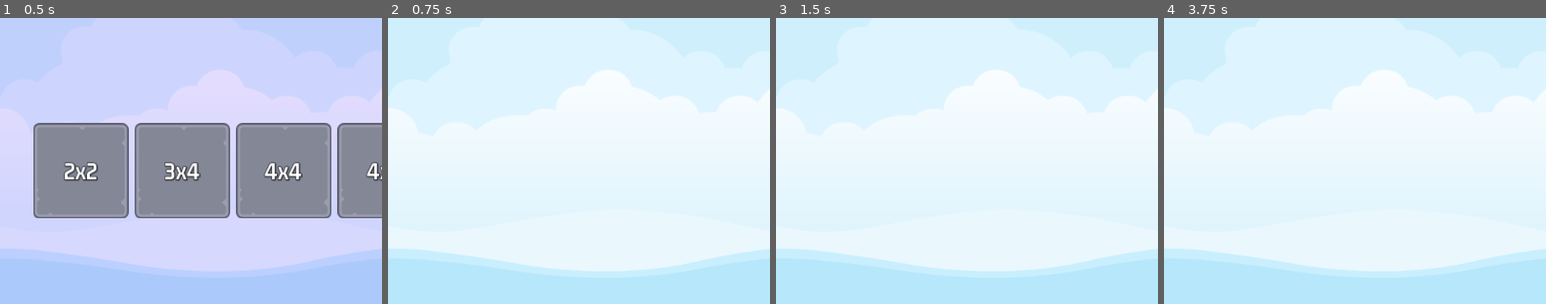
Above: before the commit, frames 1-4 (left to right).
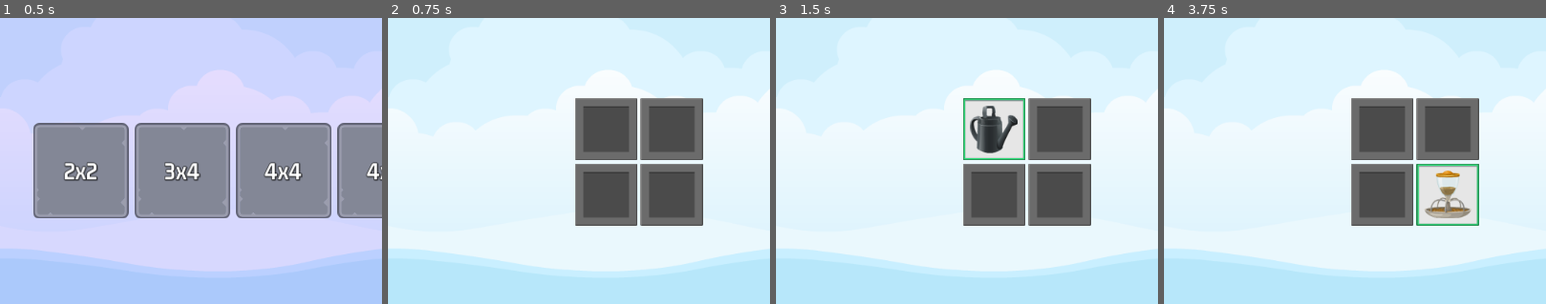
Above: after the commit, the same moments.

Repository: redmaner/gamedev
Game: Godot game, scene res://scenes/master_scene.tscn
The game is run twice, just before and just after one commit, with the same random seed, the same clock (stepped at 60 frames per second) and the same inputs.
Inputs (mouse positions are % of the whole screen's width and height, from its top left):
- Up to frame 1 (0.5 s): no input
- Up to frame 2 (0.75 s): click "2x2" at 0.5 s
- Up to frame 3 (1.5 s): click (35, 44) at 1.27 s
- Up to frame 4 (3.75 s): click (44, 44) at 2.02 s; click (35, 56) at 2.77 s; click (44, 56) at 3.52 s
The pictures show only the part of the screen within x 6-56%, y 25-75%; the shares and areas given below are measured in that part.

Frame 1 is identical in both runs. In frame 2, 14% of the frame differs, in the area x 49-83%, y 28-73%; in frame 3, 13%; in frame 4, 12%.

Commit message:
Lecture 103

Diff:
--- a/MemoryMadness/scenes/front_sprite.gd
+++ b/MemoryMadness/components/front_sprite.gd
@@ -11,7 +11,7 @@
 	run()
 
 func set_random_image_texture() -> void:
-	texture = ImageManager.get_random_image().get_texture()
+	texture = ImageManager.get_random_image().texture
 
 func get_random(vec: Vector2) -> float:
 	return randf_range(vec.x, vec.y)
--- a/MemoryMadness/scenes/front_sprite.tscn
+++ b/MemoryMadness/components/front_sprite.tscn
@@ -1,7 +1,7 @@
 [gd_scene load_steps=3 format=3 uid="uid://bvb1gpv0vmypw"]
 
 [ext_resource type="Texture2D" uid="uid://03kiv3e8kp81" path="res://assets/glitch/cabbage.png" id="1_boc5x"]
-[ext_resource type="Script" path="res://scenes/front_sprite.gd" id="2_kl5v1"]
+[ext_resource type="Script" path="res://components/front_sprite.gd" id="2_kl5v1"]
 
 [node name="FrontSprite" type="TextureRect"]
 anchors_preset = 8
--- a/MemoryMadness/scenes/level_button.tscn
+++ b/MemoryMadness/components/level_button.tscn
@@ -3,7 +3,7 @@
 [ext_resource type="Texture2D" uid="uid://dg2x804ebo7nc" path="res://assets/ui/level_select_frame_128.png" id="1_4d1qq"]
 [ext_resource type="Texture2D" uid="uid://2bfncsuulra8" path="res://assets/ui/level_select_frame_select_128.png" id="2_jxeht"]
 [ext_resource type="Texture2D" uid="uid://disvgl43scudb" path="res://assets/ui/level_select_frame_hover_128.png" id="3_jcyls"]
-[ext_resource type="Script" path="res://scenes/level_button.gd" id="4_8yadv"]
+[ext_resource type="Script" path="res://components/level_button.gd" id="4_8yadv"]
 [ext_resource type="FontFile" uid="uid://m5veyng2k0m7" path="res://assets/fonts/gemunu-libre-v8-latin-700.ttf" id="4_l1k2f"]
 
 [sub_resource type="LabelSettings" id="LabelSettings_pnf2t"]
--- /dev/null
+++ b/MemoryMadness/components/memory_tile.gd
@@ -0,0 +1,46 @@
+extends TextureButton
+
+class_name MemoryTile
+
+@onready var frame_image = $FrameImage
+@onready var item_image = $ItemImage
+
+var item_name: String
+var _can_select_me: bool = true
+
+# Called when the node enters the scene tree for the first time.
+func _ready():
+	SignalManager.on_selection_enabled.connect(on_selection_enabled)
+	SignalManager.on_selection_disabled.connect(on_selection_disabled)
+
+func setup(info: ImageInfo, frame_texture: CompressedTexture2D) -> void:
+	frame_image.texture = frame_texture
+	item_image.texture = info.texture
+	item_name = info.name
+	reveal(false)
+
+func on_selection_enabled() -> void:
+	_can_select_me = true
+
+func on_selection_disabled() -> void:
+	_can_select_me = false
+
+func reveal(reveal_me: bool) -> void:
+	frame_image.visible = reveal_me
+	item_image.visible = reveal_me
+
+func _on_pressed():
+	if _can_select_me:
+		reveal(true)
+		SignalManager.on_tile_selected.emit(self)
+
+func hide_on_pair() -> void:
+	z_index = 1
+	var tween: Tween = get_tree().create_tween()
+	tween.set_parallel(true)
+	tween.tween_property(self, "disabled", true, 0)
+	tween.tween_property(self, "rotation", deg_to_rad(720), 0.5)
+	tween.tween_property(self, "scale", Vector2(1.5, 1.5), 0.5)
+	tween.set_parallel(false)
+	tween.tween_interval(0.6)
+	tween.tween_property(self, "scale", Vector2(0, 0), 0)
--- /dev/null
+++ b/MemoryMadness/components/memory_tile.tscn
@@ -0,0 +1,56 @@
+[gd_scene load_steps=5 format=3 uid="uid://y5n18387ytew"]
+
+[ext_resource type="Texture2D" uid="uid://tegy6ghyqwci" path="res://assets/frames/hidden_frame_blank.png" id="1_hhj21"]
+[ext_resource type="Script" path="res://components/memory_tile.gd" id="2_m4s7p"]
+[ext_resource type="Texture2D" uid="uid://b4wyl68bmiutx" path="res://assets/frames/blue_frame.png" id="3_w8mx7"]
+[ext_resource type="Texture2D" uid="uid://b7j6rykxxlm56" path="res://assets/glitch/admin_widget.png" id="4_nd358"]
+
+[node name="MemoryTile" type="TextureButton" groups=["tile"]]
+anchors_preset = 8
+anchor_left = 0.5
+anchor_top = 0.5
+anchor_right = 0.5
+anchor_bottom = 0.5
+offset_left = -42.0
+offset_top = -42.0
+offset_right = 42.0
+offset_bottom = 42.0
+grow_horizontal = 2
+grow_vertical = 2
+pivot_offset = Vector2(42, 42)
+texture_normal = ExtResource("1_hhj21")
+script = ExtResource("2_m4s7p")
+
+[node name="FrameImage" type="TextureRect" parent="."]
+layout_mode = 1
+anchors_preset = 8
+anchor_left = 0.5
+anchor_top = 0.5
+anchor_right = 0.5
+anchor_bottom = 0.5
+offset_left = -42.0
+offset_top = -42.0
+offset_right = 42.0
+offset_bottom = 42.0
+grow_horizontal = 2
+grow_vertical = 2
+pivot_offset = Vector2(42, 42)
+texture = ExtResource("3_w8mx7")
+
+[node name="ItemImage" type="TextureRect" parent="."]
+layout_mode = 1
+anchors_preset = 8
+anchor_left = 0.5
+anchor_top = 0.5
+anchor_right = 0.5
+anchor_bottom = 0.5
+offset_left = -32.0
+offset_top = -32.0
+offset_right = 32.0
+offset_bottom = 32.0
+grow_horizontal = 2
+grow_vertical = 2
+pivot_offset = Vector2(32, 32)
+texture = ExtResource("4_nd358")
+
+[connection signal="pressed" from="." to="." method="_on_pressed"]
--- a/MemoryMadness/lib/game_data.gd
+++ b/MemoryMadness/lib/game_data.gd
@@ -2,23 +2,23 @@
 
 class_name LevelData
 
-var _rows: int = 0
-var _cols: int = 0
+var rows: int = 0
+var cols: int = 0
 var _num_tiles: int = 0
-var _target_pairs: int = 0
-var _selected_level_images: Array[CompressedTexture2D] = []
+var target_pairs: int = 0
+var image_list: Array[ImageInfo] = []
 
 func _init(rows: int, cols: int):
-	_rows = rows
-	_cols = cols
+	self.rows = rows
+	self.cols = cols
 	_num_tiles = rows * cols
 	@warning_ignore("integer_division")
-	_target_pairs = _num_tiles / 2
+	target_pairs = _num_tiles / 2
 
 	ImageManager.shuffle_images()
 
-	for i in range(_target_pairs):
-		_selected_level_images.append(ImageManager.get_image_by_index(i))
-		_selected_level_images.append(ImageManager.get_image_by_index(i))
+	for i in range(target_pairs):
+		image_list.append(ImageManager.get_image_by_index(i))
+		image_list.append(ImageManager.get_image_by_index(i))
 
-	_selected_level_images.shuffle()
+	image_list.shuffle()
--- a/MemoryMadness/lib/image.gd
+++ b/MemoryMadness/lib/image.gd
@@ -2,12 +2,9 @@
 
 class_name ImageInfo
 
-var _name: String
-var _texture: Resource
 
-func _init(name: String, path: String) -> void:
-	_name = name.rstrip(".png")
-	_texture = load(path)
+var texture: Resource
 
-func get_texture() -> Resource:
-	return _texture
+func _init(image_name: String, path: String) -> void:
+	name = image_name.rstrip(".png")
+	texture = load(path)
--- /dev/null
+++ b/MemoryMadness/lib/scorer.gd
@@ -0,0 +1,60 @@
+extends Node
+
+@onready var sound = $Sound
+@onready var reveal_timer = $RevealTimer
+
+var _selections: Array[MemoryTile] = []
+var _target_pairs: int = 0
+var _moves_made: int = 0
+var _pairs_made: int = 0
+
+# Called when the node enters the scene tree for the first time.
+func _ready():
+	SignalManager.on_tile_selected.connect(on_tile_selected)
+	SignalManager.on_game_exit_pressed.connect(on_game_exit_pressed)
+
+func clear_new_game(target_pairs: int) -> void:
+	_selections.clear()
+	_target_pairs = target_pairs
+	_moves_made = 0
+	_pairs_made = 0
+
+func update_selections() -> void:
+	reveal_timer.start()
+	if selections_are_pair():
+		register_pair_made()
+
+func register_pair_made() -> void:
+	for tile in _selections:
+		tile.hide_on_pair()
+
+	_pairs_made += 1
+	SoundManager.play_sound(sound, SoundManager.SOUND_SUCCESS)
+
+func check_pair_made() -> void:
+	if _selections.size() < 2:
+		return
+
+	SignalManager.on_selection_disabled.emit()
+	_moves_made += 1
+
+	update_selections()
+
+func selections_are_pair() -> bool:
+	return (_selections[0].item_name == _selections[1].item_name
+		and _selections[0].get_instance_id() != _selections[1].get_instance_id())
+
+func on_tile_selected(tile: MemoryTile) -> void:
+	SoundManager.play_sound(sound, SoundManager.SOUND_SELECT_TILE)
+	_selections.append(tile)
+	check_pair_made()
+
+func _on_reveal_timer_timeout():
+	for tile in _selections:
+		tile.reveal(false)
+
+	_selections.clear()
+	SignalManager.on_selection_enabled.emit()
+
+func on_game_exit_pressed() -> void:
+	reveal_timer.stop()
--- /dev/null
+++ b/MemoryMadness/lib/scorer.tscn
@@ -0,0 +1,14 @@
+[gd_scene load_steps=2 format=3 uid="uid://dej2fh776h1ip"]
+
+[ext_resource type="Script" path="res://lib/scorer.gd" id="1_c6c65"]
+
+[node name="Scorer" type="Node"]
+script = ExtResource("1_c6c65")
+
+[node name="Sound" type="AudioStreamPlayer" parent="."]
+
+[node name="RevealTimer" type="Timer" parent="."]
+wait_time = 1.2
+one_shot = true
+
+[connection signal="timeout" from="RevealTimer" to="." method="_on_reveal_timer_timeout"]
--- a/MemoryMadness/scenes/game_screen.gd
+++ b/MemoryMadness/scenes/game_screen.gd
@@ -1,14 +1,14 @@
 extends Control
 
+@export var memory_tile_scene: PackedScene
+
+@onready var tile_container = $HBoxContainer/MC/TileContainer
 @onready var sound = $Sound
+@onready var scorer = $Scorer
 
 # Called when the node enters the scene tree for the first time.
 func _ready():
 	SignalManager.on_level_selection.connect(on_level_selection)
-
-# Called every frame. 'delta' is the elapsed time since the previous frame.
-func _process(delta):
-	pass
 
 func _on_exit_button_pressed():
 	SoundManager.play_sound(sound, SoundManager.SOUND_SELECT_BUTTON)
@@ -17,3 +17,15 @@
 func on_level_selection(number: int) -> void:
 	var level_data: LevelData = GameManager.get_level_selection(number)
 	var frame_image: CompressedTexture2D = ImageManager.get_random_frame_image()
+
+	tile_container.columns = level_data.cols
+
+	for image_info in level_data.image_list:
+		add_memory_tile(image_info, frame_image)
+
+	scorer.clear_new_game(level_data.target_pairs)
+
+func add_memory_tile(image_info: ImageInfo, frame_image: CompressedTexture2D) -> void:
+	var new_tile = memory_tile_scene.instantiate()
+	tile_container.add_child(new_tile)
+	new_tile.setup(image_info, frame_image)
--- a/MemoryMadness/scenes/game_screen.tscn
+++ b/MemoryMadness/scenes/game_screen.tscn
@@ -1,11 +1,13 @@
-[gd_scene load_steps=8 format=3 uid="uid://tek410esy0g2"]
+[gd_scene load_steps=10 format=3 uid="uid://tek410esy0g2"]
 
 [ext_resource type="Script" path="res://scenes/game_screen.gd" id="1_1sfdh"]
 [ext_resource type="LabelSettings" uid="uid://br01mxpue5h37" path="res://assets/fonts/label.tres" id="1_27oc4"]
+[ext_resource type="PackedScene" uid="uid://y5n18387ytew" path="res://components/memory_tile.tscn" id="2_olifc"]
 [ext_resource type="Texture2D" uid="uid://bclbwcljalu25" path="res://assets/ui/blue_button00.png" id="2_tst1o"]
 [ext_resource type="Texture2D" uid="uid://0k40s3fi57mk" path="res://assets/ui/yellow_button00.png" id="3_1nc8u"]
 [ext_resource type="Texture2D" uid="uid://cfts7ju2gdwre" path="res://assets/ui/green_button00.png" id="4_rmqhk"]
 [ext_resource type="FontFile" uid="uid://m5veyng2k0m7" path="res://assets/fonts/gemunu-libre-v8-latin-700.ttf" id="5_0l3l6"]
+[ext_resource type="PackedScene" uid="uid://dej2fh776h1ip" path="res://lib/scorer.tscn" id="8_vxcl8"]
 
 [sub_resource type="LabelSettings" id="LabelSettings_aq2ql"]
 font = ExtResource("5_0l3l6")
@@ -21,6 +23,7 @@
 grow_horizontal = 2
 grow_vertical = 2
 script = ExtResource("1_1sfdh")
+memory_tile_scene = ExtResource("2_olifc")
 
 [node name="HBoxContainer" type="HBoxContainer" parent="."]
 layout_mode = 1
@@ -109,4 +112,6 @@
 
 [node name="Sound" type="AudioStreamPlayer" parent="."]
 
+[node name="Scorer" parent="." instance=ExtResource("8_vxcl8")]
+
 [connection signal="pressed" from="HBoxContainer/MC2/VB/ExitButton" to="." method="_on_exit_button_pressed"]
--- a/MemoryMadness/scenes/main_screen.tscn
+++ b/MemoryMadness/scenes/main_screen.tscn
@@ -2,8 +2,8 @@
 
 [ext_resource type="FontFile" uid="uid://bnao72pjyw0g0" path="res://assets/fonts/LuckiestGuy-Regular.ttf" id="1_307i1"]
 [ext_resource type="Script" path="res://scenes/main_screen.gd" id="1_qn1mb"]
-[ext_resource type="PackedScene" uid="uid://crf44504rngx8" path="res://scenes/level_button.tscn" id="2_flcxe"]
-[ext_resource type="PackedScene" uid="uid://bvb1gpv0vmypw" path="res://scenes/front_sprite.tscn" id="2_r7vol"]
+[ext_resource type="PackedScene" uid="uid://crf44504rngx8" path="res://components/level_button.tscn" id="2_flcxe"]
+[ext_resource type="PackedScene" uid="uid://bvb1gpv0vmypw" path="res://components/front_sprite.tscn" id="2_r7vol"]
 
 [sub_resource type="LabelSettings" id="LabelSettings_aqhv6"]
 font = ExtResource("1_307i1")
--- a/MemoryMadness/scenes/master_scene.gd
+++ b/MemoryMadness/scenes/master_scene.gd
@@ -11,12 +11,13 @@
 	SignalManager.on_game_exit_pressed.connect(on_game_exit_pressed)
 	SignalManager.on_level_selection.connect(on_level_selection)
 
-func show_game(show: bool) -> void:
-	game_screen.visible = show
-	main_screen.visible = !show
+func show_game(should_show: bool) -> void:
+	game_screen.visible = should_show
+	main_screen.visible = !should_show
 
 func on_game_exit_pressed() -> void:
 	show_game(false)
+	GameManager.clear_nodes_of_group(GameManager.GROUP_TILE)
 	SoundManager.play_sound(sound, SoundManager.SOUND_MAIN_MENU)
 
 func on_level_selection(level_number: int) -> void:
--- a/MemoryMadness/singletons/game_manager.gd
+++ b/MemoryMadness/singletons/game_manager.gd
@@ -1,4 +1,6 @@
 extends Node
+
+const GROUP_TILE: String = "tile"
 
 const LEVELS: Dictionary = {
 	1: { "rows": 2, "cols": 2 },
@@ -12,3 +14,7 @@
 func get_level_selection(level_num: int) -> LevelData:
 	var data = LEVELS[level_num]
 	return LevelData.new(data.rows, data.cols)
+
+func clear_nodes_of_group(group_name: String) -> void:
+	for n in get_tree().get_nodes_in_group(group_name):
+		n.queue_free()
--- a/MemoryMadness/singletons/image_manager.gd
+++ b/MemoryMadness/singletons/image_manager.gd
@@ -29,9 +29,9 @@
 	print("loaded ", _item_images.size())
 
 
-func add_file_to_list(name: String, path: String) -> void:
-	var full_path: String = path + "/" + name
-	var info: ImageInfo = ImageInfo.new(name, full_path)
+func add_file_to_list(file_name: String, path: String) -> void:
+	var full_path: String = path + "/" + file_name
+	var info: ImageInfo = ImageInfo.new(file_name, full_path)
 	_item_images.append(info)
 
 func get_random_image() -> ImageInfo:
--- a/MemoryMadness/singletons/signal_manager.gd
+++ b/MemoryMadness/singletons/signal_manager.gd
@@ -2,3 +2,6 @@
 
 signal on_level_selection(level_number: int)
 signal on_game_exit_pressed
+signal on_selection_enabled
+signal on_selection_disabled
+signal on_tile_selected(tile: MemoryTile)
Renamed: MemoryMadness/scenes/level_button.gd -> MemoryMadness/components/level_button.gd
